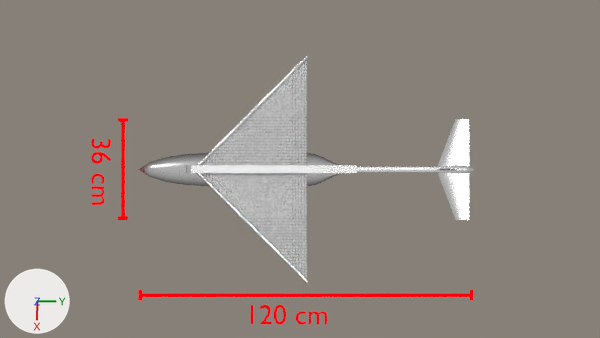
The Blender file Blender/RogalloWing.blend: old version first, new version second.
The view is the same before and after, from the file's camera 'Camera.003'. Every picture has the same lights, and +X, +Y and +Z are marked at lower left.

Objects in the first picture: 'Cube', 'Cylinder', 'Plane', 'Plane.001', 'Rogallo_Fesulage&Tail', 'Rogallo_Fesulage&Tail.001', 'Text', 'Text.001'.
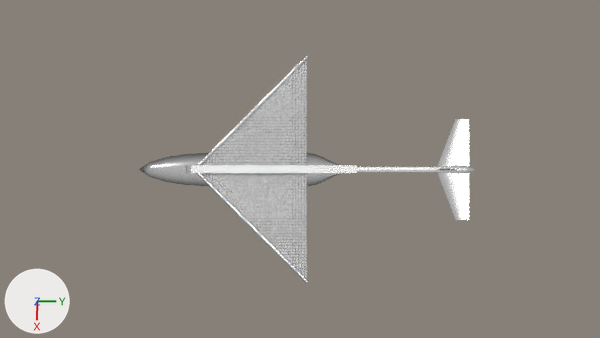
What differs and where, as boxes [x1, y1, x2, y2] in the pictures (600 x 338 px):
'Plane', hidden (red)
    before: [138, 290, 473, 300]
'Plane.001', hidden (red)
    before: [118, 118, 128, 220]
'Text', hidden (red)
    before: [251, 305, 327, 325]
'Text.001', hidden
    before: [91, 139, 111, 205]

The change in detail:
Object 'Plane' (ob_plane) is now hidden.
Object 'Plane.001' (ob_plane_001) is now hidden.
Object 'Text' (ob_text) is now hidden.
Object 'Text.001' (ob_text_001) is now hidden.
